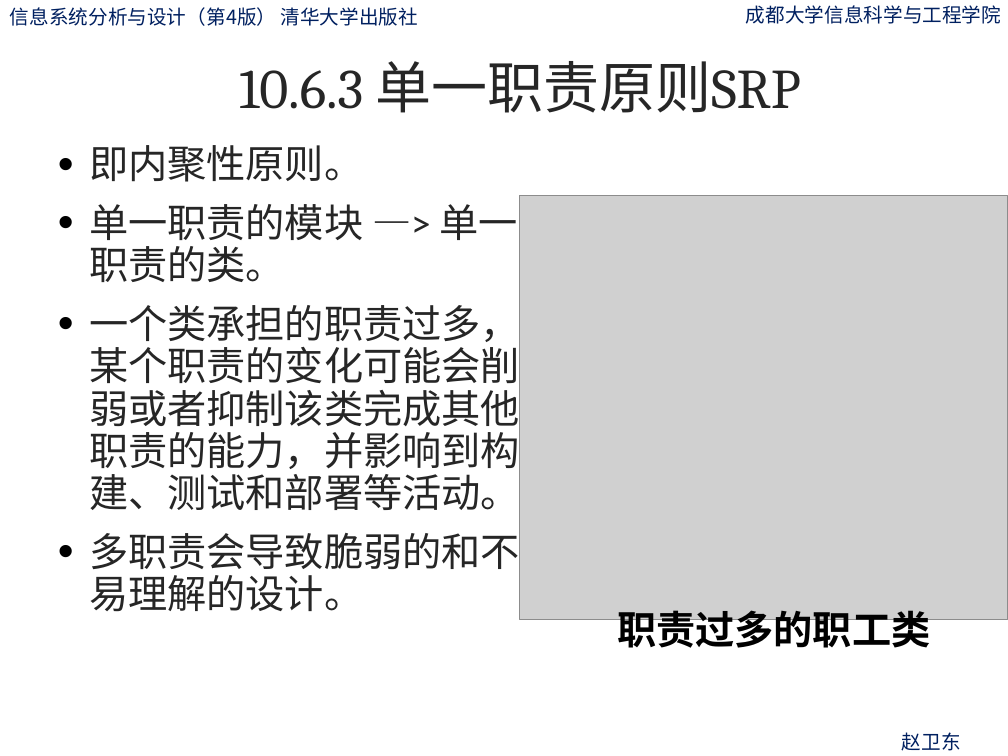
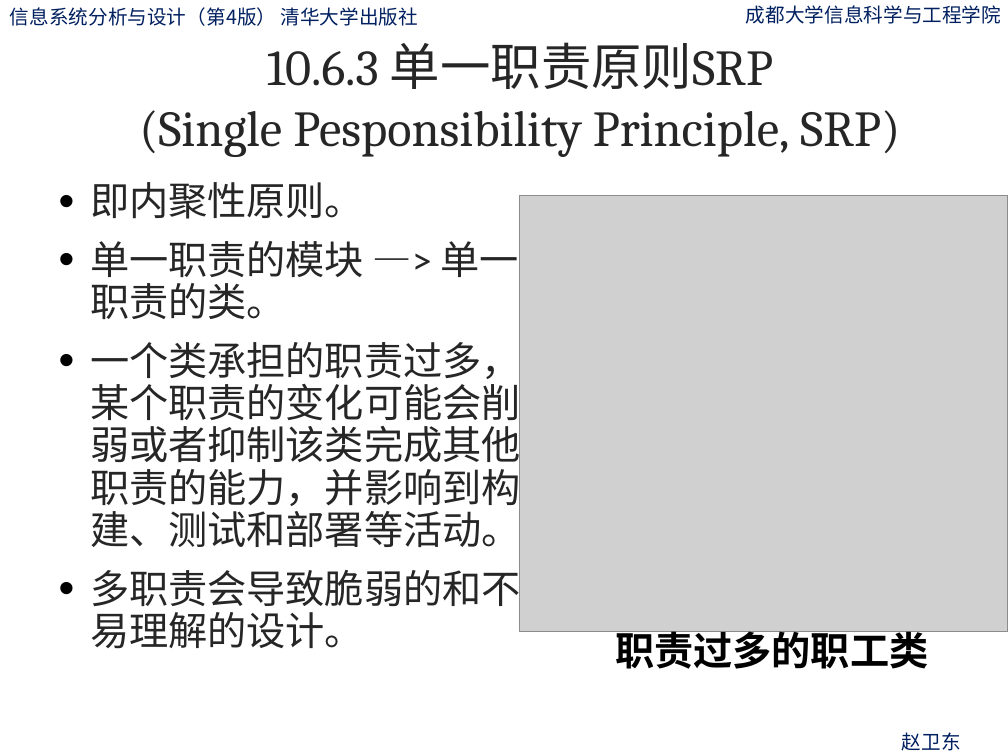
Before and after one commit to zwdcdu/is_analysis, a slide deck: slide 160 of ppt/第10章-系统总体设计.pptx. Drawn at 1008x756 pixels with LibreOffice and Linux fonts; fonts in the diff are those of the drawing; grey boxes stand for pictures; background and template pictures are left out. Boxes give left, top, right and bottom in pixels: in the first picture for what was removed or moved away, otherwise in the second. Text is boxed around its words. In the diff, an @@ line names an element or a change of style, - is before the commit and + after.

```diff
--- a/ppt/第10章-系统总体设计.pptx
+++ b/ppt/第10章-系统总体设计.pptx
@@ title at [139,42,900,157]: text changed; size 40 to 36 pt @@
-10.6.3 单一职责原则SRP
+10.6.3 单一职责原则SRP
+(Single Pesponsibility Principle, SRP)
@@ text "即内聚性原则。": place and size @@
-text "即内聚性原则。" at [89,145,520,612]
+text "即内聚性原则。" at [90,182,521,649]
@@ picture: place and size @@
-picture at [520,196,1008,620]
+picture at [520,196,1008,632]
@@ text "职责过多的职工类": place and size @@
-text "职责过多的职工类" at [617,610,930,655]
+text "职责过多的职工类" at [615,631,928,676]
```
Also in this commit, not shown: 9 other slides changed, 4 other files.
